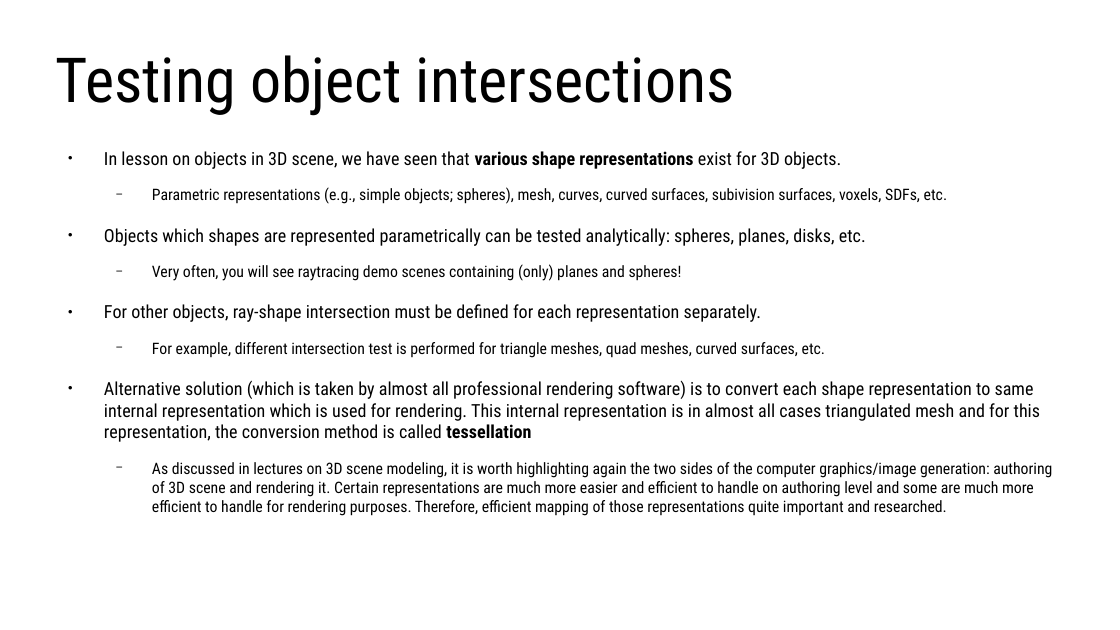
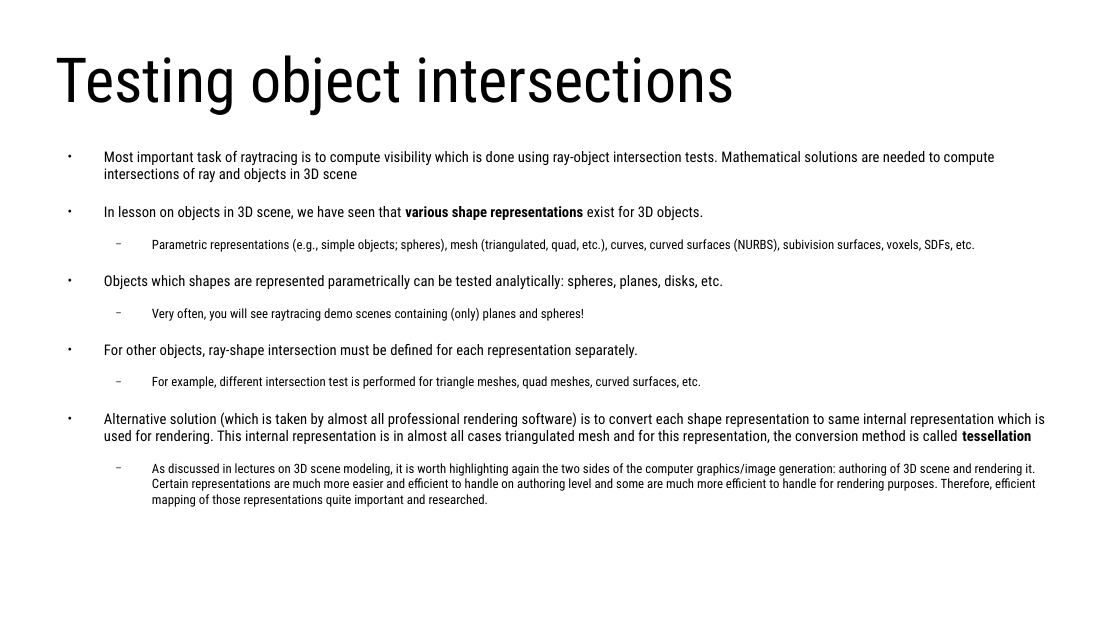
Before and after one commit to lorentzo/IntroductionToComputerGraphics, a slide deck: slide 8 of lectures/foundations_rendering/foundations_raytracing.odp (slide 6 before the commit). Drawn at 1120x630 pixels with LibreOffice and Linux fonts; fonts in the diff are those of the drawing. Boxes give left, top, right and bottom in pixels: in the first picture for what was removed or moved away, otherwise in the second. Text is boxed around its words. In the diff, an @@ line names an element or a change of style, - is before the commit and + after.

Commit message:
3d scene and rendering foundations

```diff
--- a/lectures/foundations_rendering/foundations_raytracing.odp
+++ b/lectures/foundations_rendering/foundations_raytracing.odp
@@ text at box(104, 151, 1045, 507): text changed; size 11.2 to 9.1 pt @@
-  − Parametric representations (e.g., simple objects; spheres), mesh, curves, curved surfaces, subivision surfaces, voxels, SDFs, etc.
+  − Parametric representations (e.g., simple objects; spheres), mesh (triangulated, quad, etc.), curves, curved surfaces (NURBS), subivision surfaces, voxels, SDFs, etc.
@@ text at box(104, 151, 995, 182): paragraph added @@
+● Most important task of raytracing is to compute visibility which is done using ray-object intersection tests. Mathematical solutions are needed to compute intersections of ray and objects in 3D scene
@@ text at box(104, 206, 1045, 507): size 12.8 to 10.4 pt in "In lesson on objects in 3D scene, ...", "Objects which shapes are represented parametrically can ...", "For other objects, ray-shape intersection must be ...", "Alternative solution (which is taken by almost ..."; size 11.2 to 9.1 pt in "Very often, you will see raytracing demo ...", "For example, different intersection test is performed ...", "As discussed in lectures on 3D scene ..." @@
```
Also in this commit, not shown: 4 other slides changed, 8 slides added, 4 other files.
